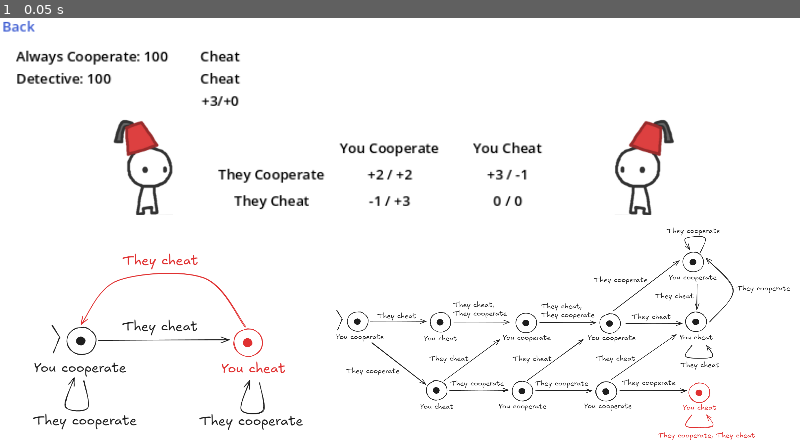
Above: before the commit, frame 1.
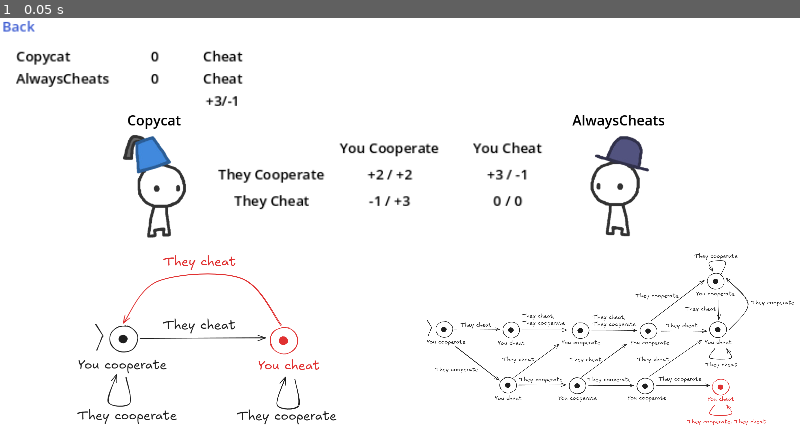
Above: after the commit, the same moment.

Repository: Requiem53/DFA-With-Game-Theory
Game: Godot game, scene res://Scenes/Screens/1v1Screen.tscn
The game is run twice, just before and just after one commit, with the same random seed, the same clock (stepped at 60 frames per second) and the same inputs.
Inputs:
- Up to frame 1 (0.05 s): no input

The runs differ from the first frame. In frame 1, 6.6% of the frame differs, in the area x 2-100%, y 7-99%.

Commit message:
a man undercover but you tore me apart

Diff:
--- a/Scenes/Screens/1v1Screen.tscn
+++ b/Scenes/Screens/1v1Screen.tscn
@@ -1,10 +1,24 @@
-[gd_scene load_steps=4 format=3 uid="uid://brnw8qihdicxk"]
-
+[gd_scene load_steps=5 format=3 uid="uid://brnw8qihdicxk"]
+
+[ext_resource type="Script" path="res://Scripts/GameManager.gd" id="1_23svv"]
 [ext_resource type="Texture2D" uid="uid://dyo3frmr7vmv6" path="res://Assets/Characters/11.png" id="1_y5lpb"]
 [ext_resource type="Texture2D" uid="uid://bdsa687fdsudc" path="res://Assets/Characters/Simpleton_CHCH.png" id="2_vhmvq"]
 [ext_resource type="Texture2D" uid="uid://dg2yw3p5fhn8j" path="res://Assets/Characters/Detective_CH7-CP7CH7.png" id="3_86be2"]
 
-[node name="1v1Screen" type="Node2D"]
+[node name="1v1Screen" type="Node2D" node_paths=PackedStringArray("player1LeaderboardLabel", "player2LeaderboardLabel", "player1ScoreLabel", "player2ScoreLabel", "player1GameName", "player2GameName", "player1Sprite", "player2Sprite", "player1DFA", "player2DFA")]
+script = ExtResource("1_23svv")
+player1Name = "Copycat"
+player2Name = "AlwaysCheats"
+player1LeaderboardLabel = NodePath("Header/ScoreControl/ScrollContainer/HeaderContainer/FirstPlayerContainer/NameContainer/Player1Name")
+player2LeaderboardLabel = NodePath("Header/ScoreControl/ScrollContainer/HeaderContainer/SecondPlayerContainer/NameContainer/Player2Name")
+player1ScoreLabel = NodePath("Header/ScoreControl/ScrollContainer/HeaderContainer/FirstPlayerContainer/NameContainer2/Player1Score")
+player2ScoreLabel = NodePath("Header/ScoreControl/ScrollContainer/HeaderContainer/SecondPlayerContainer/NameContainer2/Player2Score")
+player1GameName = NodePath("MiddleScreen/VBoxContainer/Player1Name")
+player2GameName = NodePath("MiddleScreen/VBoxContainer2/Player2Name")
+player1Sprite = NodePath("MiddleScreen/VBoxContainer/Player1Sprite")
+player2Sprite = NodePath("MiddleScreen/VBoxContainer2/Player2Sprite")
+player1DFA = NodePath("")
+player2DFA = NodePath("")
 
 [node name="Header" type="Node2D" parent="."]
 position = Vector2(23, 28)
@@ -18,6 +32,7 @@
 offset_bottom = 30.0
 
 [node name="Label" type="Label" parent="Header/BackControl"]
+layout_mode = 0
 offset_left = -15.0
 offset_top = -20.0
 offset_right = 53.0
@@ -48,24 +63,34 @@
 layout_mode = 2
 
 [node name="NameContainer" type="HBoxContainer" parent="Header/ScoreControl/ScrollContainer/HeaderContainer/FirstPlayerContainer"]
-custom_minimum_size = Vector2(230, 0)
-layout_mode = 2
-
-[node name="Label" type="Label" parent="Header/ScoreControl/ScrollContainer/HeaderContainer/FirstPlayerContainer/NameContainer"]
-layout_mode = 2
-theme_override_colors/font_color = Color(0, 0, 0, 1)
-theme_override_font_sizes/font_size = 20
-text = "Always Cooperate: 100"
+custom_minimum_size = Vector2(190, 0)
+layout_mode = 2
+
+[node name="Player1Name" type="Label" parent="Header/ScoreControl/ScrollContainer/HeaderContainer/FirstPlayerContainer/NameContainer"]
+layout_mode = 2
+theme_override_colors/font_color = Color(0, 0, 0, 1)
+theme_override_font_sizes/font_size = 20
+text = "Always Cooperate:"
+
+[node name="NameContainer2" type="HBoxContainer" parent="Header/ScoreControl/ScrollContainer/HeaderContainer/FirstPlayerContainer"]
+custom_minimum_size = Vector2(40, 0)
+layout_mode = 2
+
+[node name="Player1Score" type="Label" parent="Header/ScoreControl/ScrollContainer/HeaderContainer/FirstPlayerContainer/NameContainer2"]
+layout_mode = 2
+theme_override_colors/font_color = Color(0, 0, 0, 1)
+theme_override_font_sizes/font_size = 20
+text = "100"
 
 [node name="ActionsContainer" type="HBoxContainer" parent="Header/ScoreControl/ScrollContainer/HeaderContainer/FirstPlayerContainer"]
 layout_direction = 2
 layout_mode = 2
 
-[node name="CenterContainer2" type="CenterContainer" parent="Header/ScoreControl/ScrollContainer/HeaderContainer/FirstPlayerContainer/ActionsContainer"]
+[node name="Player1Decision" type="CenterContainer" parent="Header/ScoreControl/ScrollContainer/HeaderContainer/FirstPlayerContainer/ActionsContainer"]
 custom_minimum_size = Vector2(120, 0)
 layout_mode = 2
 
-[node name="Label" type="Label" parent="Header/ScoreControl/ScrollContainer/HeaderContainer/FirstPlayerContainer/ActionsContainer/CenterContainer2"]
+[node name="Decision" type="Label" parent="Header/ScoreControl/ScrollContainer/HeaderContainer/FirstPlayerContainer/ActionsContainer/Player1Decision"]
 layout_mode = 2
 theme_override_colors/font_color = Color(0, 0, 0, 1)
 theme_override_font_sizes/font_size = 20
@@ -77,24 +102,34 @@
 layout_mode = 2
 
 [node name="NameContainer" type="HBoxContainer" parent="Header/ScoreControl/ScrollContainer/HeaderContainer/SecondPlayerContainer"]
-custom_minimum_size = Vector2(230, 0)
-layout_mode = 2
-
-[node name="Label" type="Label" parent="Header/ScoreControl/ScrollContainer/HeaderContainer/SecondPlayerContainer/NameContainer"]
-layout_mode = 2
-theme_override_colors/font_color = Color(0, 0, 0, 1)
-theme_override_font_sizes/font_size = 20
-text = "Detective: 100"
+custom_minimum_size = Vector2(190, 0)
+layout_mode = 2
+
+[node name="Player2Name" type="Label" parent="Header/ScoreControl/ScrollContainer/HeaderContainer/SecondPlayerContainer/NameContainer"]
+layout_mode = 2
+theme_override_colors/font_color = Color(0, 0, 0, 1)
+theme_override_font_sizes/font_size = 20
+text = "Detective:"
+
+[node name="NameContainer2" type="HBoxContainer" parent="Header/ScoreControl/ScrollContainer/HeaderContainer/SecondPlayerContainer"]
+custom_minimum_size = Vector2(40, 0)
+layout_mode = 2
+
+[node name="Player2Score" type="Label" parent="Header/ScoreControl/ScrollContainer/HeaderContainer/SecondPlayerContainer/NameContainer2"]
+layout_mode = 2
+theme_override_colors/font_color = Color(0, 0, 0, 1)
+theme_override_font_sizes/font_size = 20
+text = "50"
 
 [node name="ActionsContainer" type="HBoxContainer" parent="Header/ScoreControl/ScrollContainer/HeaderContainer/SecondPlayerContainer"]
 layout_direction = 2
 layout_mode = 2
 
-[node name="CenterContainer2" type="CenterContainer" parent="Header/ScoreControl/ScrollContainer/HeaderContainer/SecondPlayerContainer/ActionsContainer"]
+[node name="Player2Decision" type="CenterContainer" parent="Header/ScoreControl/ScrollContainer/HeaderContainer/SecondPlayerContainer/ActionsContainer"]
 custom_minimum_size = Vector2(120, 0)
 layout_mode = 2
 
-[node name="Label" type="Label" parent="Header/ScoreControl/ScrollContainer/HeaderContainer/SecondPlayerContainer/ActionsContainer/CenterContainer2"]
+[node name="Decision" type="Label" parent="Header/ScoreControl/ScrollContainer/HeaderContainer/SecondPlayerContainer/ActionsContainer/Player2Decision"]
 layout_mode = 2
 theme_override_colors/font_color = Color(0, 0, 0, 1)
 theme_override_font_sizes/font_size = 20
@@ -102,32 +137,40 @@
 horizontal_alignment = 1
 vertical_alignment = 1
 
-[node name="TalliedScoreContainer" type="HBoxContainer" parent="Header/ScoreControl/ScrollContainer/HeaderContainer"]
-layout_mode = 2
-
-[node name="NameContainer" type="HBoxContainer" parent="Header/ScoreControl/ScrollContainer/HeaderContainer/TalliedScoreContainer"]
-custom_minimum_size = Vector2(230, 0)
-layout_mode = 2
-
-[node name="Label" type="Label" parent="Header/ScoreControl/ScrollContainer/HeaderContainer/TalliedScoreContainer/NameContainer"]
-layout_mode = 2
-theme_override_colors/font_color = Color(1, 1, 1, 1)
-theme_override_font_sizes/font_size = 20
-text = "Detective: 100"
-
-[node name="ActionsContainer" type="HBoxContainer" parent="Header/ScoreControl/ScrollContainer/HeaderContainer/TalliedScoreContainer"]
+[node name="Voltres" type="HBoxContainer" parent="Header/ScoreControl/ScrollContainer/HeaderContainer"]
+layout_mode = 2
+
+[node name="NameContainer" type="HBoxContainer" parent="Header/ScoreControl/ScrollContainer/HeaderContainer/Voltres"]
+custom_minimum_size = Vector2(190, 0)
+layout_mode = 2
+
+[node name="Player2Name" type="Label" parent="Header/ScoreControl/ScrollContainer/HeaderContainer/Voltres/NameContainer"]
+layout_mode = 2
+theme_override_colors/font_color = Color(0, 0, 0, 1)
+theme_override_font_sizes/font_size = 20
+
+[node name="NameContainer2" type="HBoxContainer" parent="Header/ScoreControl/ScrollContainer/HeaderContainer/Voltres"]
+custom_minimum_size = Vector2(40, 0)
+layout_mode = 2
+
+[node name="Player2Score" type="Label" parent="Header/ScoreControl/ScrollContainer/HeaderContainer/Voltres/NameContainer2"]
+layout_mode = 2
+theme_override_colors/font_color = Color(0, 0, 0, 1)
+theme_override_font_sizes/font_size = 20
+
+[node name="ActionsContainer" type="HBoxContainer" parent="Header/ScoreControl/ScrollContainer/HeaderContainer/Voltres"]
 layout_direction = 2
 layout_mode = 2
 
-[node name="CenterContainer2" type="CenterContainer" parent="Header/ScoreControl/ScrollContainer/HeaderContainer/TalliedScoreContainer/ActionsContainer"]
+[node name="Player2Decision" type="CenterContainer" parent="Header/ScoreControl/ScrollContainer/HeaderContainer/Voltres/ActionsContainer"]
 custom_minimum_size = Vector2(120, 0)
 layout_mode = 2
 
-[node name="Label" type="Label" parent="Header/ScoreControl/ScrollContainer/HeaderContainer/TalliedScoreContainer/ActionsContainer/CenterContainer2"]
-layout_mode = 2
-theme_override_colors/font_color = Color(0, 0, 0, 1)
-theme_override_font_sizes/font_size = 20
-text = "+3/+0"
+[node name="Decision" type="Label" parent="Header/ScoreControl/ScrollContainer/HeaderContainer/Voltres/ActionsContainer/Player2Decision"]
+layout_mode = 2
+theme_override_colors/font_color = Color(0, 0, 0, 1)
+theme_override_font_sizes/font_size = 20
+text = "+3/-1"
 horizontal_alignment = 1
 vertical_alignment = 1
 
@@ -231,26 +274,73 @@
 theme_override_font_sizes/font_size = 20
 text = "0 / 0"
 
-[node name="Player1" type="Sprite2D" parent="MiddleScreen"]
-position = Vector2(155, 38)
-scale = Vector2(0.3875, 0.3875)
+[node name="VBoxContainer" type="VBoxContainer" parent="MiddleScreen"]
+offset_left = 94.0
+offset_top = -40.0
+offset_right = 494.0
+offset_bottom = 433.0
+scale = Vector2(0.4, 0.4)
+
+[node name="Player1Name" type="Label" parent="MiddleScreen/VBoxContainer"]
+layout_mode = 2
+theme_override_colors/font_color = Color(0, 0, 0, 1)
+theme_override_font_sizes/font_size = 50
+text = "PlayerName"
+horizontal_alignment = 1
+vertical_alignment = 1
+
+[node name="Player1Sprite" type="TextureRect" parent="MiddleScreen/VBoxContainer"]
+layout_mode = 2
 texture = ExtResource("1_y5lpb")
-
-[node name="Player2" type="Sprite2D" parent="MiddleScreen"]
-position = Vector2(883, 38)
-scale = Vector2(0.3875, 0.3875)
+stretch_mode = 3
+
+[node name="VBoxContainer2" type="VBoxContainer" parent="MiddleScreen"]
+offset_left = 763.0
+offset_top = -40.0
+offset_right = 1163.0
+offset_bottom = 433.0
+scale = Vector2(0.4, 0.4)
+
+[node name="Player2Name" type="Label" parent="MiddleScreen/VBoxContainer2"]
+layout_mode = 2
+theme_override_colors/font_color = Color(0, 0, 0, 1)
+theme_override_font_sizes/font_size = 50
+text = "PlayerName"
+horizontal_alignment = 1
+vertical_alignment = 1
+
+[node name="Player2Sprite" type="TextureRect" parent="MiddleScreen/VBoxContainer2"]
+layout_mode = 2
 texture = ExtResource("1_y5lpb")
+stretch_mode = 3
 flip_h = true
 
 [node name="DFA Screen" type="Node2D" parent="."]
-position = Vector2(63, 228)
-
-[node name="Sprite2D" type="Sprite2D" parent="DFA Screen"]
-position = Vector2(179, 237)
-scale = Vector2(0.5, 0.5)
+position = Vector2(48, 335)
+
+[node name="HBoxContainer" type="HBoxContainer" parent="DFA Screen"]
+offset_left = -40.0
+offset_right = 3964.0
+offset_bottom = 877.0
+scale = Vector2(0.29, 0.29)
+
+[node name="MarginContainer2" type="MarginContainer" parent="DFA Screen/HBoxContainer"]
+custom_minimum_size = Vector2(2000, 0)
+layout_mode = 2
+
+[node name="TextureRect2" type="TextureRect" parent="DFA Screen/HBoxContainer/MarginContainer2"]
+custom_minimum_size = Vector2(576, 0)
+layout_mode = 2
 texture = ExtResource("2_vhmvq")
-
-[node name="Sprite2D2" type="Sprite2D" parent="DFA Screen"]
-position = Vector2(748, 226)
-scale = Vector2(0.358324, 0.358324)
+expand_mode = 2
+stretch_mode = 5
+
+[node name="MarginContainer" type="MarginContainer" parent="DFA Screen/HBoxContainer"]
+custom_minimum_size = Vector2(2000, 0)
+layout_mode = 2
+
+[node name="TextureRect" type="TextureRect" parent="DFA Screen/HBoxContainer/MarginContainer"]
+custom_minimum_size = Vector2(576, 0)
+layout_mode = 2
 texture = ExtResource("3_86be2")
+stretch_mode = 5
--- a/Scenes/Screens/PickWhoToPlayWith.tscn
+++ b/Scenes/Screens/PickWhoToPlayWith.tscn
@@ -1,14 +1,14 @@
 [gd_scene load_steps=10 format=3 uid="uid://4dxdjsmqos28"]
 
 [ext_resource type="Script" path="res://Scripts/TransitionTo1v1.gd" id="1_8njxw"]
-[ext_resource type="Texture2D" uid="uid://d0sx5h7kiphqa" path="res://Assets/Characters/1.png" id="2_7ev3u"]
-[ext_resource type="Texture2D" uid="uid://cjokkvowvfpol" path="res://Assets/Characters/2.png" id="3_31wtj"]
-[ext_resource type="Texture2D" uid="uid://d3mxciul6ul2b" path="res://Assets/Characters/3.png" id="4_jn5b5"]
-[ext_resource type="Texture2D" uid="uid://bh2ho5e413i3y" path="res://Assets/Characters/4.png" id="5_0emss"]
-[ext_resource type="Texture2D" uid="uid://bmjaxg814s3cu" path="res://Assets/Characters/5.png" id="6_uegpk"]
-[ext_resource type="Texture2D" uid="uid://dl6m67k7ju4sp" path="res://Assets/Characters/6.png" id="7_milus"]
-[ext_resource type="Texture2D" uid="uid://ce4jl46foyu66" path="res://Assets/Characters/7.png" id="8_grxef"]
-[ext_resource type="Texture2D" uid="uid://ih16w35l0w7x" path="res://Assets/Characters/8.png" id="9_wp2j1"]
+[ext_resource type="Texture2D" uid="uid://d0sx5h7kiphqa" path="res://Assets/Characters/Copycat.png" id="2_7ev3u"]
+[ext_resource type="Texture2D" uid="uid://cjokkvowvfpol" path="res://Assets/Characters/AlwaysCheats.png" id="3_31wtj"]
+[ext_resource type="Texture2D" uid="uid://d3mxciul6ul2b" path="res://Assets/Characters/AlwaysCooperates.png" id="4_jn5b5"]
+[ext_resource type="Texture2D" uid="uid://bh2ho5e413i3y" path="res://Assets/Characters/Grudger.png" id="5_0emss"]
+[ext_resource type="Texture2D" uid="uid://bmjaxg814s3cu" path="res://Assets/Characters/Detective.png" id="6_uegpk"]
+[ext_resource type="Texture2D" uid="uid://dl6m67k7ju4sp" path="res://Assets/Characters/Copykitten.png" id="7_milus"]
+[ext_resource type="Texture2D" uid="uid://ce4jl46foyu66" path="res://Assets/Characters/Simpleton.png" id="8_grxef"]
+[ext_resource type="Texture2D" uid="uid://ih16w35l0w7x" path="res://Assets/Characters/Random.png" id="9_wp2j1"]
 
 [node name="PickWhoToPlayWith" type="Node2D"]
 
@@ -26,11 +26,11 @@
 anchor_bottom = 0.5
 offset_left = -24.0
 offset_top = 76.0
-offset_right = 4442.0
-offset_bottom = 2599.0
+offset_right = 4411.0
+offset_bottom = 2200.0
 grow_vertical = 2
 scale = Vector2(0.25, 0.25)
-theme_override_constants/h_separation = 100
+theme_override_constants/h_separation = 80
 theme_override_constants/v_separation = 40
 columns = 5
 script = ExtResource("1_8njxw")
@@ -75,7 +75,7 @@
 size_flags_horizontal = 4
 theme_override_colors/font_color = Color(0.321569, 0.32549, 0.498039, 1)
 theme_override_font_sizes/font_size = 100
-text = "Always Cheat"
+text = "Always Cheats"
 
 [node name="Picture" type="TextureRect" parent="Control/GridContainer/AlwaysCheat"]
 layout_mode = 2
@@ -105,7 +105,7 @@
 size_flags_horizontal = 4
 theme_override_colors/font_color = Color(1, 0.458824, 1, 1)
 theme_override_font_sizes/font_size = 100
-text = "Always Cooperate"
+text = "Always Cooperates"
 
 [node name="Picture" type="TextureRect" parent="Control/GridContainer/AlwaysCooperate"]
 layout_mode = 2
--- /dev/null
+++ b/Scripts/GameManager.gd
@@ -0,0 +1,40 @@
+extends Node2D
+
+@export var player1Name: String
+@export var player2Name: String
+
+@export var player1LeaderboardLabel: Label
+@export var player2LeaderboardLabel: Label
+
+@export var player1ScoreLabel: Label
+@export var player2ScoreLabel: Label
+
+@export var player1GameName: Label
+@export var player2GameName: Label
+
+@export var player1Sprite: TextureRect
+@export var player2Sprite: TextureRect
+
+@export var player1DFA: Sprite2D
+@export var player2DFA: Sprite2D
+
+# Called when the node enters the scene tree for the first time.
+func _ready():
+	player1LeaderboardLabel.set_text(player1Name)
+	player2LeaderboardLabel.set_text(player2Name)
+
+	player1ScoreLabel.set_text("0")
+	player2ScoreLabel.set_text("0")
+
+	player1GameName.set_text(player1Name)
+	player2GameName.set_text(player2Name)
+
+	var p1Texture = "res://Assets//Characters//" + player1Name + ".png"
+	var p2Texture = "res://Assets//Characters//" + player2Name + ".png"
+
+	player1Sprite.set_texture(load(p1Texture))
+	player2Sprite.set_texture(load(p2Texture))
+
+# Called every frame. 'delta' is the elapsed time since the previous frame.
+func _process(delta):
+	pass
Renamed: Assets/Characters/2.png -> Assets/Characters/AlwaysCheats.png
Not shown, changed: Assets/Characters/AlwaysCheats.png.import
Renamed: Assets/Characters/3.png -> Assets/Characters/AlwaysCooperates.png
Not shown, changed: Assets/Characters/AlwaysCooperates.png.import
Renamed: Assets/Characters/1.png -> Assets/Characters/Copycat.png
Not shown, changed: Assets/Characters/Copycat.png.import
Renamed: Assets/Characters/6.png -> Assets/Characters/Copykitten.png
Not shown, changed: Assets/Characters/Copykitten.png.import
Renamed: Assets/Characters/5.png -> Assets/Characters/Detective.png
Not shown, changed: Assets/Characters/Detective.png.import
Renamed: Assets/Characters/4.png -> Assets/Characters/Grudger.png
Not shown, changed: Assets/Characters/Grudger.png.import
(and 4 more such lines)
